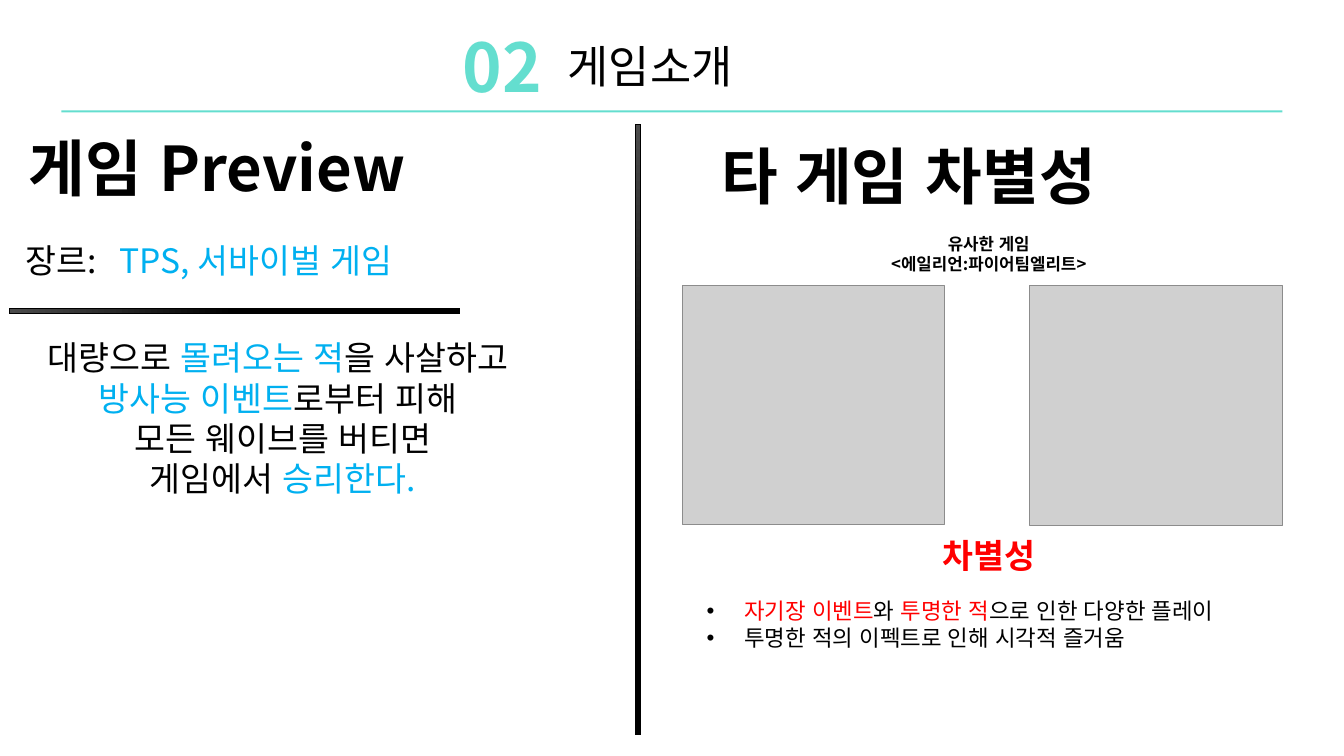
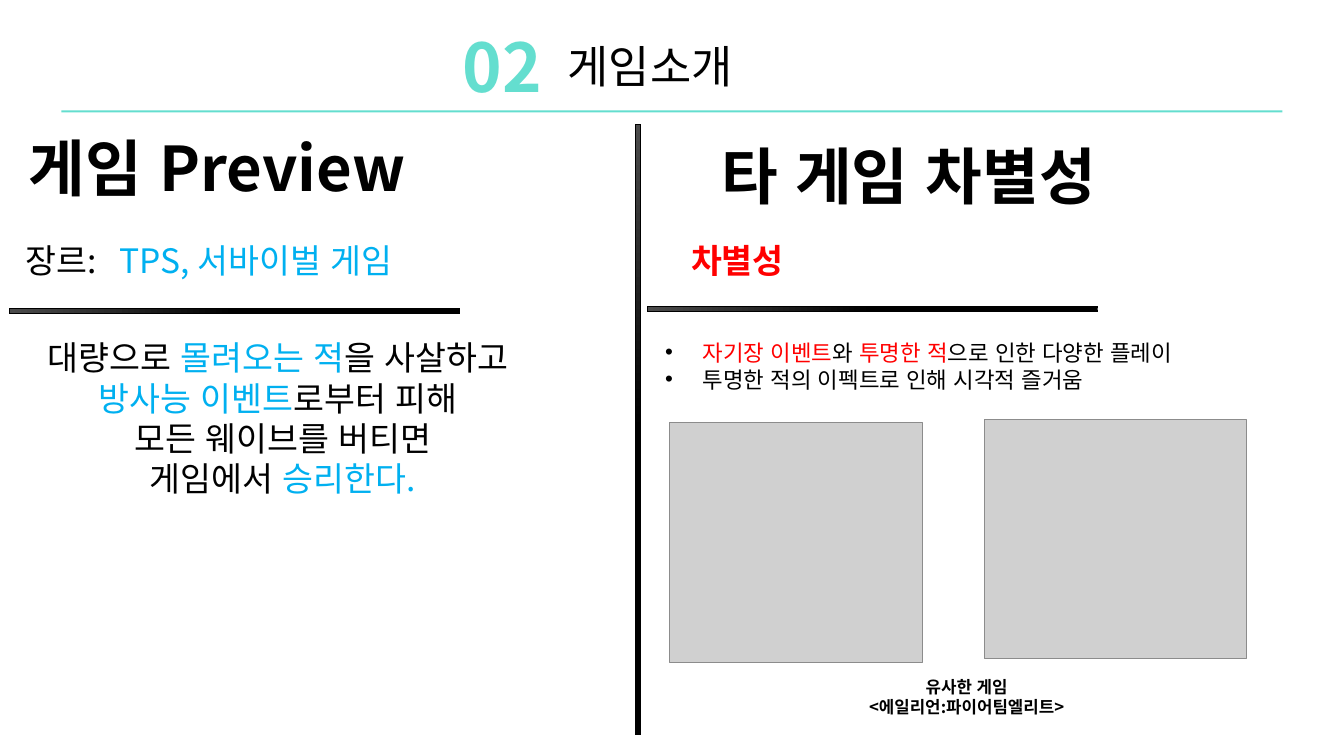
Before and after one commit to DoHanK/COLONY, a slide deck: slide 5 of 기획서/Colony_ppt발표.pptx. Drawn at 1344x756 pixels with LibreOffice and Linux fonts; fonts in the diff are those of the drawing; grey boxes stand for pictures. Boxes give left, top, right and bottom in pixels: in the first picture for what was removed or moved away, otherwise in the second. Text is boxed around its words. In the diff, an @@ line names an element or a change of style, - is before the commit and + after.

```diff
--- a/기획서/Colony_ppt발표.pptx
+++ b/기획서/Colony_ppt발표.pptx
@@ text "차별성": place and size @@
-text "차별성" at [942, 540, 1035, 571]
+text "차별성" at [691, 245, 784, 276]
@@ rectangle added at [648, 307, 1097, 312], fill gradient #4B4B4B to #000000, outline #000000 0.5 pt @@
@@ text "자기장 이벤트와 투명한 적으로 인한 ...": place and size @@
-text "자기장 이벤트와 투명한 적으로 인한 ..." at [744, 600, 1214, 648]
+text "자기장 이벤트와 투명한 적으로 인한 ..." at [703, 342, 1172, 390]
@@ picture: place and size @@
-picture at [683, 285, 945, 524]
+picture at [985, 419, 1247, 658]
@@ picture: place and size @@
-picture at [1030, 286, 1284, 526]
+picture at [669, 422, 923, 662]
@@ text "유사한 게임": place and size @@
-text "유사한 게임" at [891, 236, 1086, 272]
+text "유사한 게임" at [869, 679, 1064, 715]
```
Also in this commit, not shown: 3 other slides changed.
